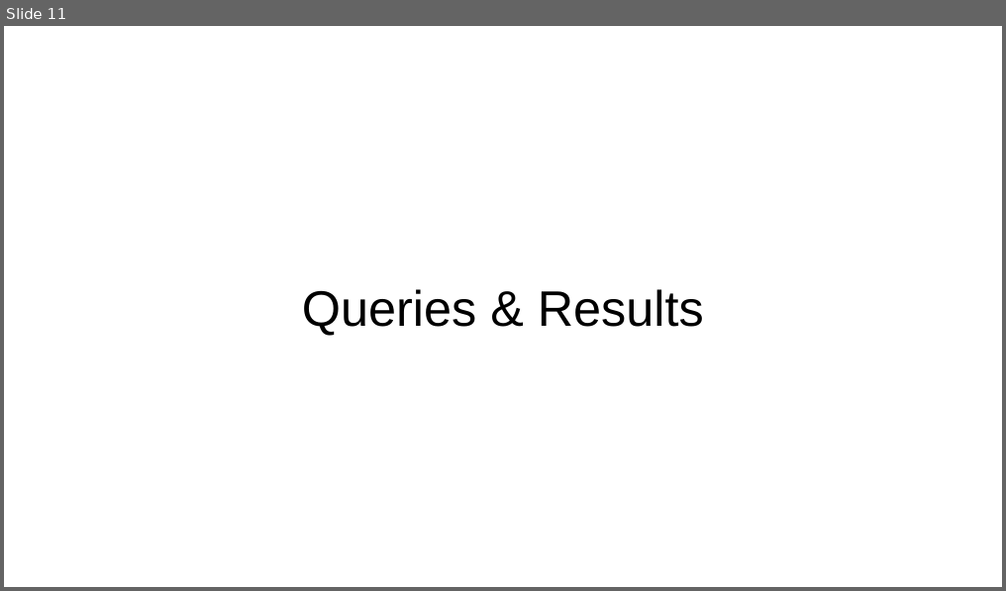
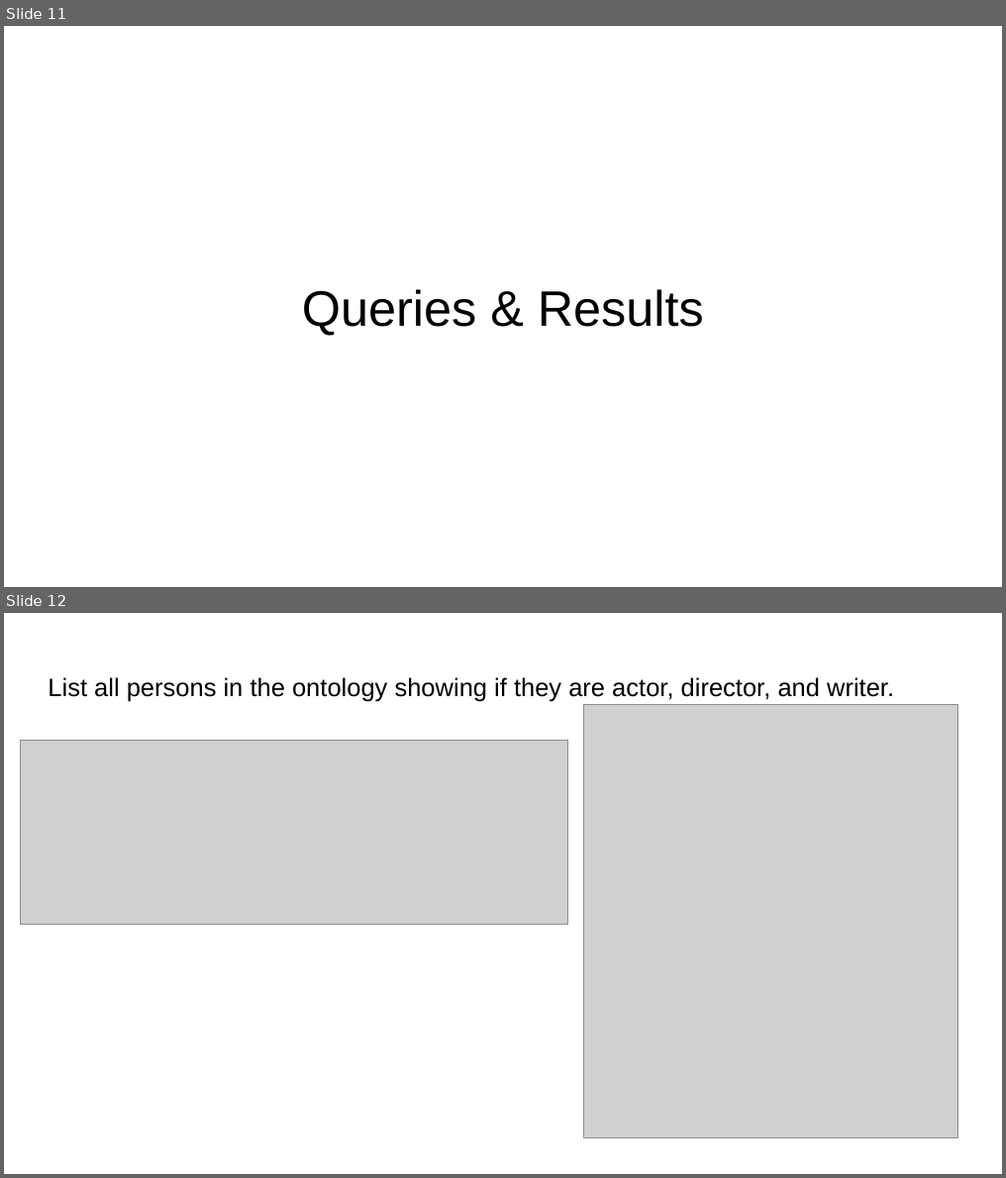
Before and after one commit to reda-mohsen/Movies_Ontology, a slide deck: Movies Ontology.pptx. Shown one above the other, each under a label of ours: slide 11 before the commit, slides 11 and 12 after it. The pictures are 1006x591 and 1006x1178 pixels, drawn with LibreOffice and Linux fonts; fonts in the diff are those of the drawing; grey boxes stand for pictures. Boxes give left, top, right and bottom in pixels: in the first picture for what was removed or moved away, otherwise in the second. Text is boxed around its words. In the diff, an @@ line names an element or a change of style, - is before the commit and + after.

```diff
--- a/Movies Ontology.pptx
+++ b/Movies Ontology.pptx
@@ slide 12 added at bbox=[4, 613, 1002, 1174], background #FFFFFF @@
@@ title added at bbox=[48, 677, 894, 702], 18.2 pt, text #000000 @@
+List all persons in the ontology showing if they are actor, director, and writer.
@@ picture added at bbox=[584, 705, 958, 1138] @@
@@ picture added at bbox=[21, 741, 568, 924] @@
```
Also in this commit, not shown: 1 slide changed, 2 other slides added.
